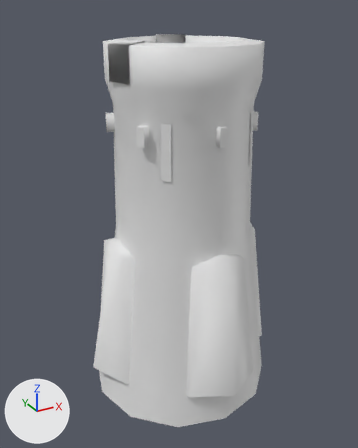
The COLLADA model art/meshes/structural/earth_wall_tower_c.dae: old version first, new version second.
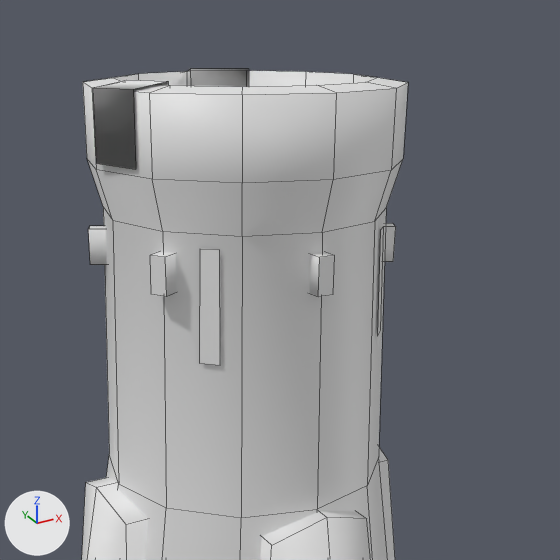
Old and new are each drawn whole from a camera (50 mm lens) standing at (-0.469, -0.842, 0.474) and looking at (-0.007, -0.002, 0.054) and again close up on the part from 17% to 95% of the width and 0% to 62% of the height. Lighting does not change. The marker at lower left points along +X, +Y and +Z. The close-ups show mesh edges as thin lines. Where no turn or scale is listed for an object, it has been applied to the vertices.
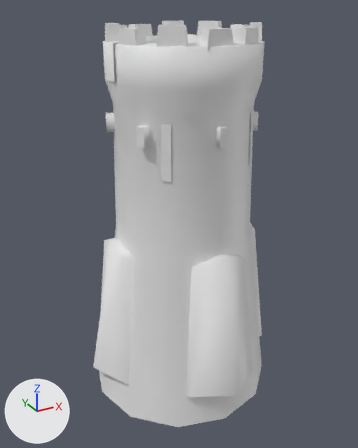
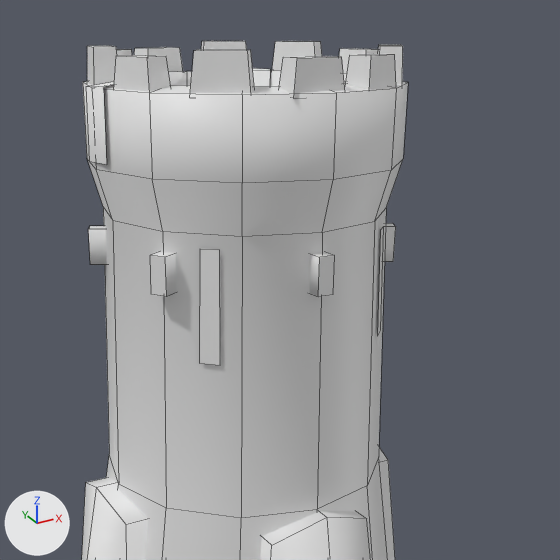
The newer file is also turned or shifted as a whole; pictures and numbers use the older file's frame.

Where the change shows, as pixel boxes [x1, y1, x2, y2] in the close-ups (560 x 560 px):
'Circle', reshaped
    before: [82, 69, 408, 560]
    after: [82, 41, 408, 560]
part 1 of me_circle, rebuilt
    before: [93, 80, 168, 169]
    after: [86, 81, 114, 165]
part 2 of me_circle, rebuilt
    before: [189, 69, 249, 87]
    after: [252, 68, 272, 87]
part 3 of me_circle, added
    after: [87, 41, 403, 98]

The change in detail:
me_circle is used by ob_circle; location (0.0, -0.005, -0.093).
me_circle had 192 vertices, 140 faces and spanned x -0.216..0.216, y -0.21..0.222, z -0.222..0.515.
me_circle now has 280 vertices, 195 faces and spans x -0.216..0.216, y -0.21..0.222, z -0.222..0.539.
me_circle part 1: the loose piece of 10 vertices spanning x -0.15..-0.067, y -0.057..0.014, z 0.448..0.515 is rebuilt with 10 vertices and now spans x -0.15..-0.078, y -0.02..0.012, z 0.448..0.515.
me_circle part 2: the loose piece of 10 vertices spanning x -0.017..0.075, y 0.058..0.146, z 0.404..0.515 is rebuilt with 10 vertices and now spans x 0.016..0.103, y 0.053..0.126, z 0.404..0.515.
Part 3, on me_circle:
88 vertices are added at x -0.141..0.14, y -0.139..0.144, z 0.505..0.539.
55 new faces join them.
